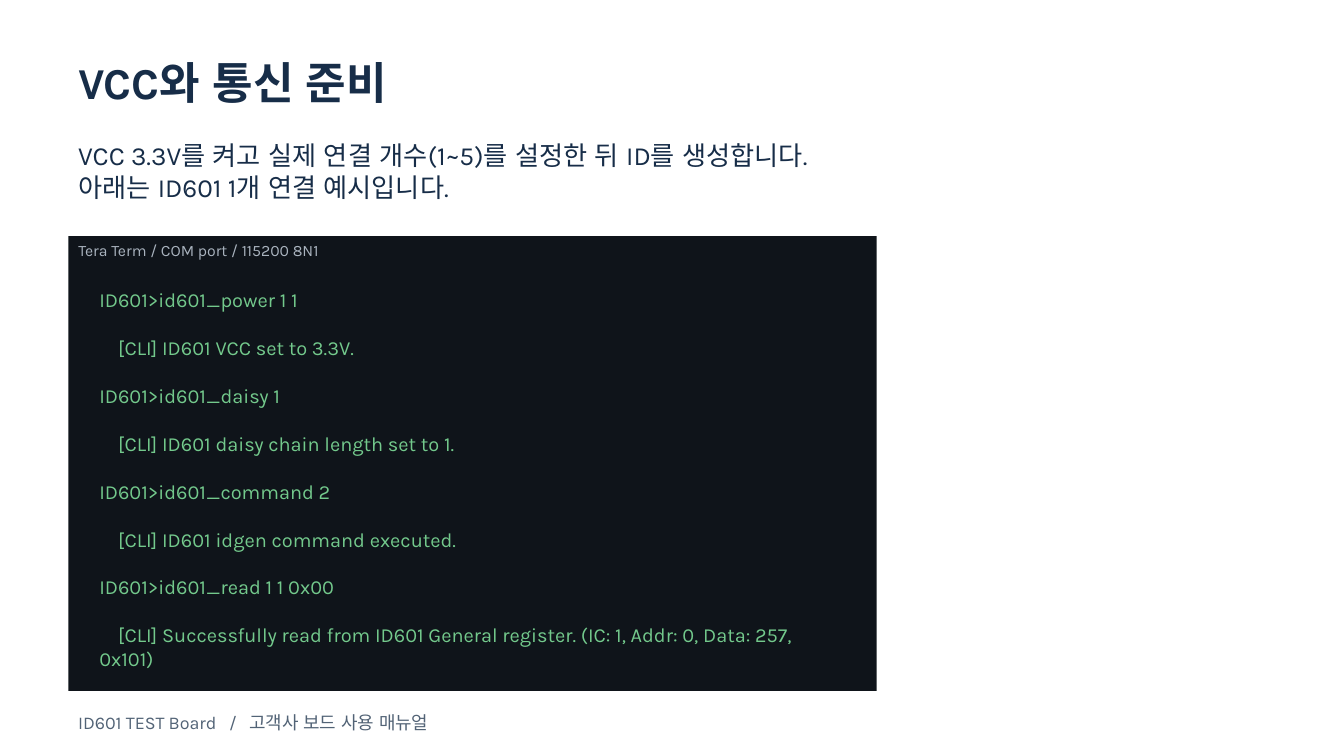
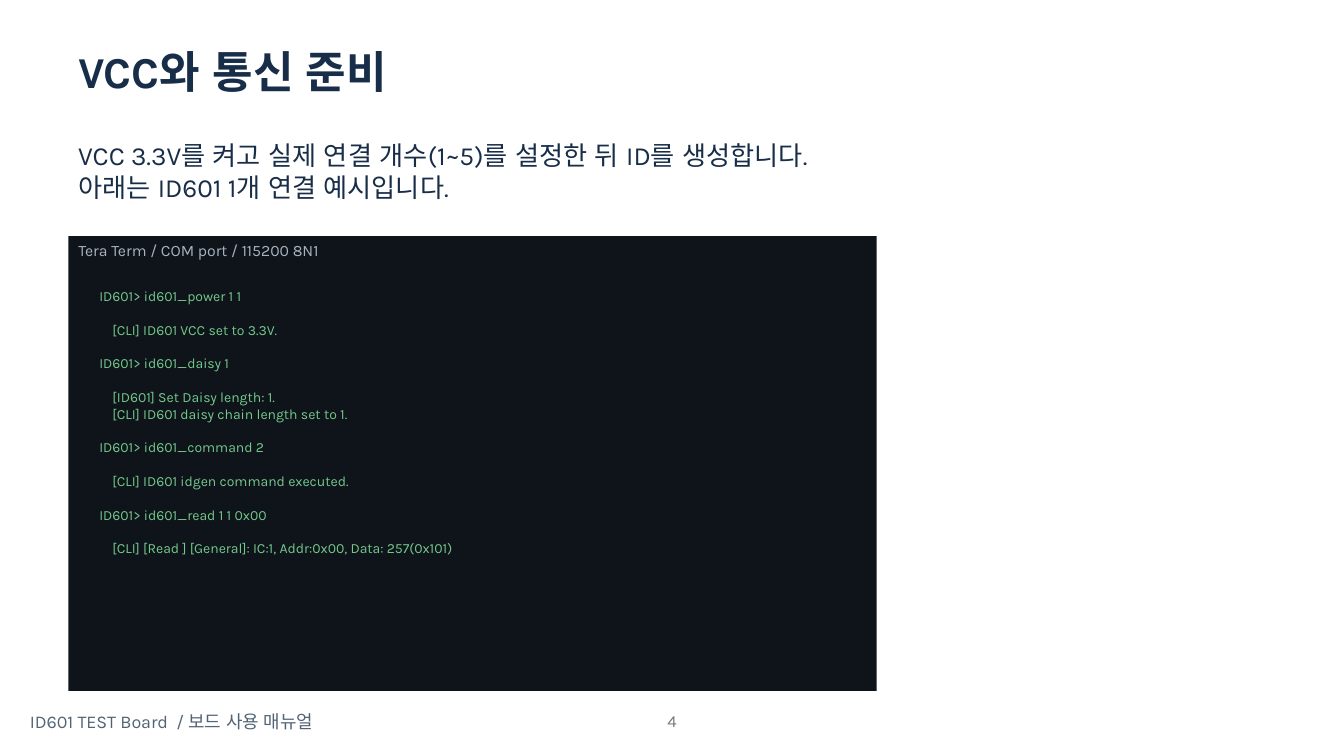
Before and after one commit to oio9595/Global_Technologies_FW, a slide deck: slide 4 of ID601/Jig/ID601_ES/Docs/Deliverables/Manual/ID601_MOBIS_CLI_Manual_20261029_v2.pptx (slide 3 before the commit). Drawn at 1344x756 pixels with LibreOffice and Linux fonts; fonts in the diff are those of the drawing. Boxes give left, top, right and bottom in pixels: in the first picture for what was removed or moved away, otherwise in the second. Text is boxed around its words. In the diff, an @@ line names an element or a change of style, - is before the commit and + after.

```diff
--- a/ID601/Jig/ID601_ES/Docs/Deliverables/Manual/ID601_MOBIS_CLI_Manual_20261029_v2.pptx
+++ b/ID601/Jig/ID601_ES/Docs/Deliverables/Manual/ID601_MOBIS_CLI_Manual_20261029_v2.pptx
@@ text "VCC와 통신 준비": place and size @@
-text "VCC와 통신 준비" at box(78, 62, 387, 103)
+text "VCC와 통신 준비" at box(78, 51, 387, 92)
@@ text at box(99, 291, 242, 304): text changed; size 14.2 to 10 pt @@
-ID601>id601_power 1 1
+ID601> id601_power 1 1
@@ text at box(112, 325, 348, 490): size 14.2 to 10 pt in "[CLI] ID601 VCC set to 3.3V.", "[CLI] ID601 daisy chain length set to ...", "[CLI] ID601 idgen command executed." @@
@@ text at box(99, 358, 275, 406): text changed; size 14.2 to 10 pt @@
-ID601>id601_daisy 1
+ID601> id601_daisy 1
+[ID601] Set Daisy length: 1.
@@ text at box(99, 442, 264, 452): text changed; size 14.2 to 10 pt @@
-ID601>id601_command 2
+ID601> id601_command 2
@@ text at box(99, 510, 452, 555): text changed; size 14.2 to 10 pt @@
-ID601>id601_read 1 1 0x00
-[CLI] Successfully read from ID601 General register. (IC: 1, Addr: 0, Data: 257, 0x101)
+ID601> id601_read 1 1 0x00
+[CLI] [Read ] [General]: IC:1, Addr:0x00, Data: 257(0x101)
@@ text at box(30, 713, 313, 730): text changed @@
-ID601 TEST Board / 고객사 보드 사용 매뉴얼
+ID601 TEST Board / 보드 사용 매뉴얼
@@ page number added at box(667, 716, 676, 727), 12 pt, text #797979 @@
+4
```
Also in this commit, not shown: 7 other slides changed, 10 slides added, 1 slide removed, 10 other files.
